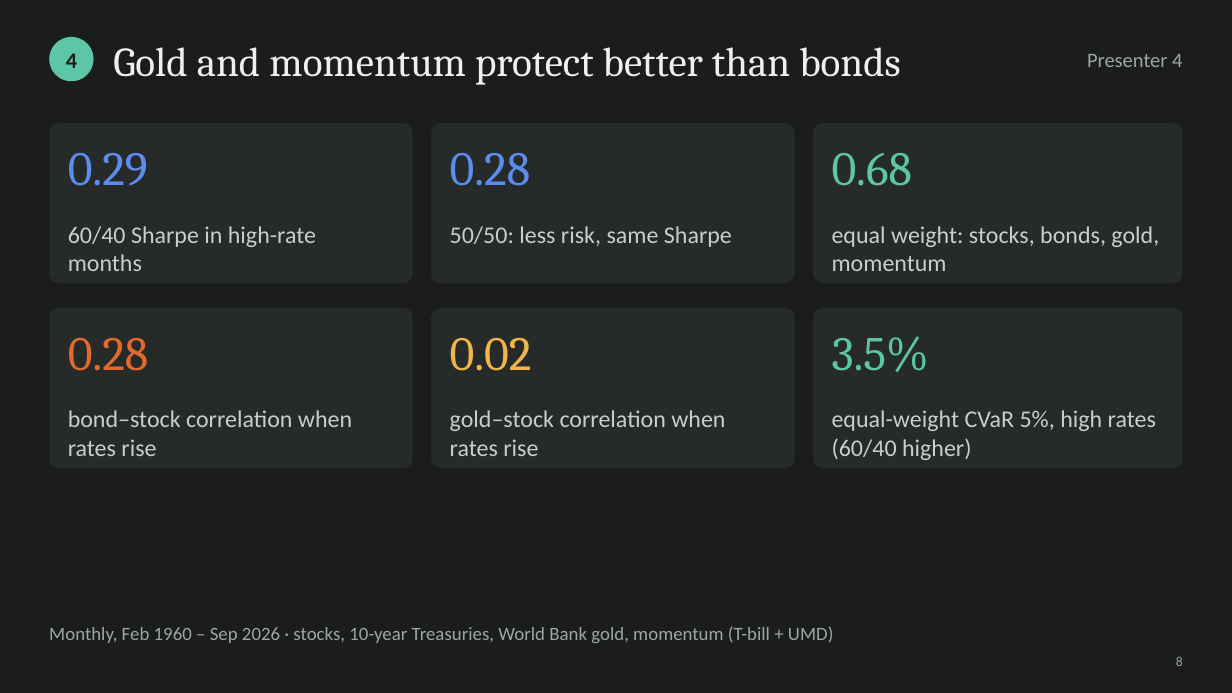
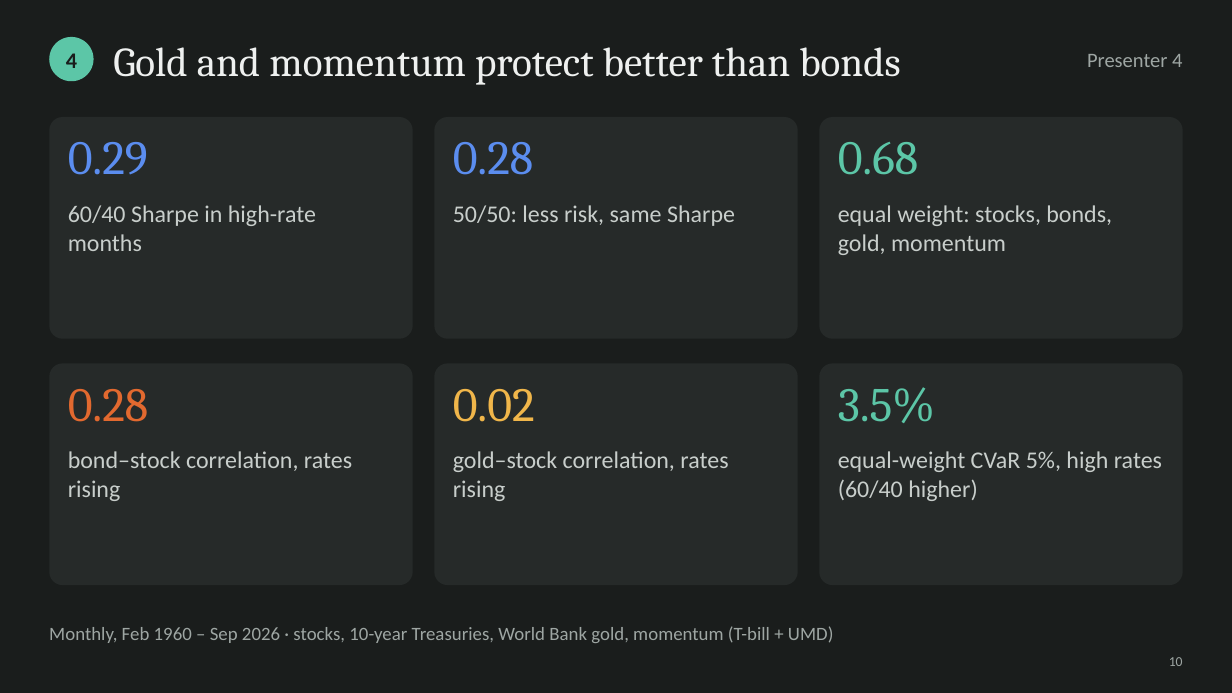
Before and after one commit to cyee02/MQF, a slide deck: slide 10 of QF600/Final Assignment/04 - Presentation Slides Group 6.pptx (slide 8 before the commit). Drawn at 1232x693 pixels with LibreOffice and Linux fonts; fonts in the diff are those of the drawing. Boxes give left, top, right and bottom in pixels: in the first picture for what was removed or moved away, otherwise in the second. Text is boxed around its words. In the diff, an @@ line names an element or a change of style, - is before the commit and + after.

```diff
--- a/QF600/Final Assignment/04 - Presentation Slides Group 6.pptx
+++ b/QF600/Final Assignment/04 - Presentation Slides Group 6.pptx
@@ rounded rectangle: place and size @@
-rounded rectangle at <box>49,123,413,283</box>
+rounded rectangle at <box>49,117,413,339</box>
@@ rounded rectangle: place and size @@
-rounded rectangle at <box>431,123,795,283</box>
+rounded rectangle at <box>434,117,797,339</box>
@@ rounded rectangle: place and size @@
-rounded rectangle at <box>813,123,1183,283</box>
+rounded rectangle at <box>819,117,1183,339</box>
@@ text "0.29": place and size @@
-text "0.29" at <box>68,153,148,186</box>
+text "0.29" at <box>68,142,148,175</box>
@@ text "0.28": place and size @@
-text "0.28" at <box>450,153,530,186</box>
+text "0.28" at <box>453,142,533,175</box>
@@ text "0.68": place and size @@
-text "0.68" at <box>832,153,912,186</box>
+text "0.68" at <box>838,142,918,175</box>
@@ text "60/40 Sharpe in high-rate months": place and size @@
-text "60/40 Sharpe in high-rate months" at <box>68,226,316,271</box>
+text "60/40 Sharpe in high-rate months" at <box>68,205,316,251</box>
@@ text "50/50: less risk, same Sharpe": place and size @@
-text "50/50: less risk, same Sharpe" at <box>450,226,732,247</box>
+text "50/50: less risk, same Sharpe" at <box>453,205,735,226</box>
@@ text "equal weight: stocks, bonds, gold, ..." rewrapped from <box>832,226,1159,271</box> to <box>838,205,1112,255</box> @@
@@ rounded rectangle: place and size @@
-rounded rectangle at <box>49,308,413,468</box>
+rounded rectangle at <box>49,363,413,585</box>
@@ text "0.28": place and size @@
-text "0.28" at <box>68,338,148,371</box>
+text "0.28" at <box>68,389,148,422</box>
@@ rounded rectangle: place and size @@
-rounded rectangle at <box>431,308,795,468</box>
+rounded rectangle at <box>434,363,797,585</box>
@@ text "0.02": place and size @@
-text "0.02" at <box>450,338,532,371</box>
+text "0.02" at <box>453,389,535,422</box>
@@ rounded rectangle: place and size @@
-rounded rectangle at <box>813,308,1183,468</box>
+rounded rectangle at <box>819,363,1183,585</box>
@@ text "3.5%": place and size @@
-text "3.5%" at <box>832,336,929,372</box>
+text "3.5%" at <box>838,387,935,423</box>
@@ text "equal-weight CVaR 5%, high rates ...": place and size @@
-text "equal-weight CVaR 5%, high rates ..." at <box>832,410,1156,460</box>
+text "equal-weight CVaR 5%, high rates ..." at <box>838,451,1162,501</box>
@@ text at <box>68,451,352,501</box>: text changed @@
-bond–stock correlation when rates rise
+bond–stock correlation, rates rising
@@ text at <box>453,451,728,501</box>: text changed @@
-gold–stock correlation when rates rise
+gold–stock correlation, rates rising
@@ text at <box>1169,657,1183,666</box>: text changed @@
-8
+10
```
Also in this commit, not shown: 11 other slides changed, 7 slides added, 2 slides removed, 34 other files.
